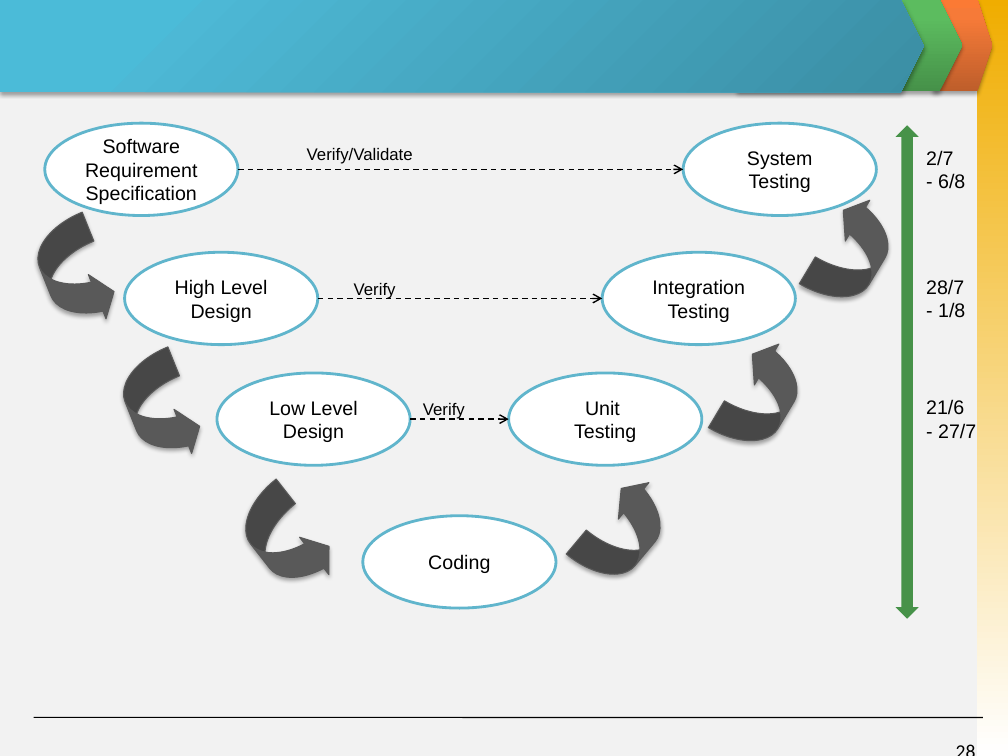
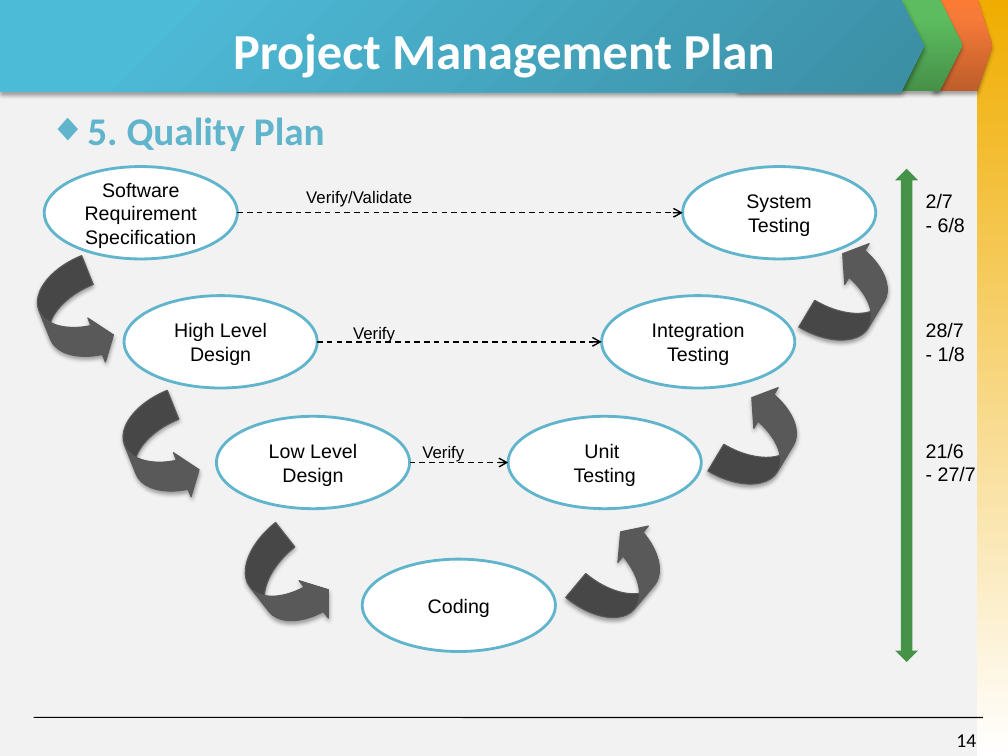
Before and after one commit to invisibleghost/e-learning-website, a slide deck: slide 14 of Document/Final report/Slide Present E-Learning.pptx (slide 28 before the commit). Drawn at 1008x756 pixels with LibreOffice and Linux fonts; fonts in the diff are those of the drawing. Boxes give left, top, right and bottom in pixels: in the first picture for what was removed or moved away, otherwise in the second. Text is boxed around its words. In the diff, an @@ line names an element or a change of style, - is before the commit and + after.

```diff
--- a/Document/Final report/Slide Present E-Learning.pptx
+++ b/Document/Final report/Slide Present E-Learning.pptx
@@ title added at box(233, 33, 775, 78), 36 pt, text #FFFFFF, bold @@
+Project Management Plan
@@ text added at box(87, 117, 325, 151), 28 pt, text #60B5CC, bold @@
+◆ 5. Quality Plan
@@ 7 ellipses, 6 texts, 6 curved right arrows, 3 arrows, 1 up down arrow: place and size @@
-7 ellipses, 6 texts, 6 curved right arrows, 3 arrows, 1 up down arrow at box(26, 123, 976, 618)
+7 ellipses, 6 texts, 6 curved right arrows, 3 arrows, 1 up down arrow at box(26, 166, 976, 661)
@@ page number at box(956, 734, 976, 747): text changed @@
-28
+14
```
Also in this commit, not shown: 5 other slides changed.
